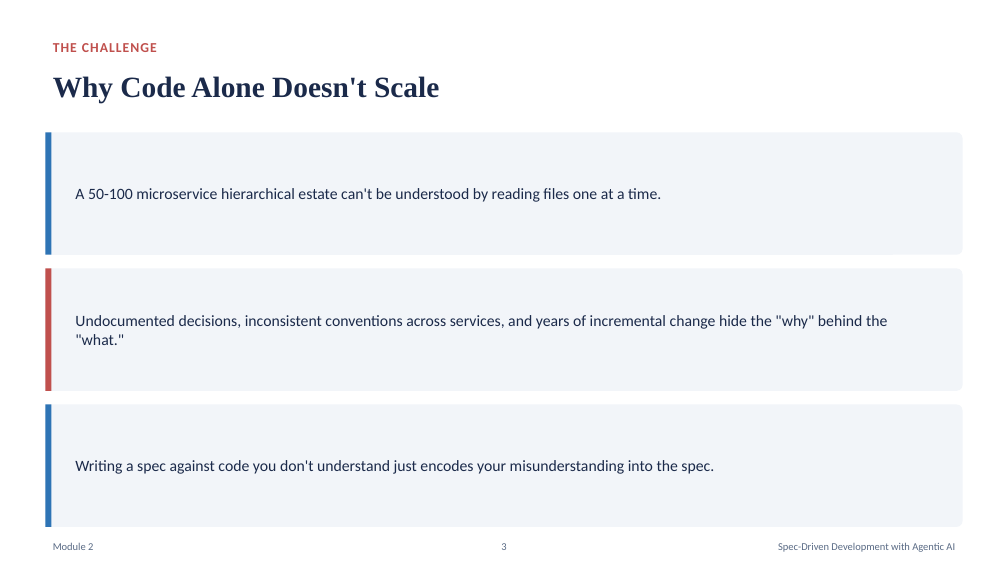
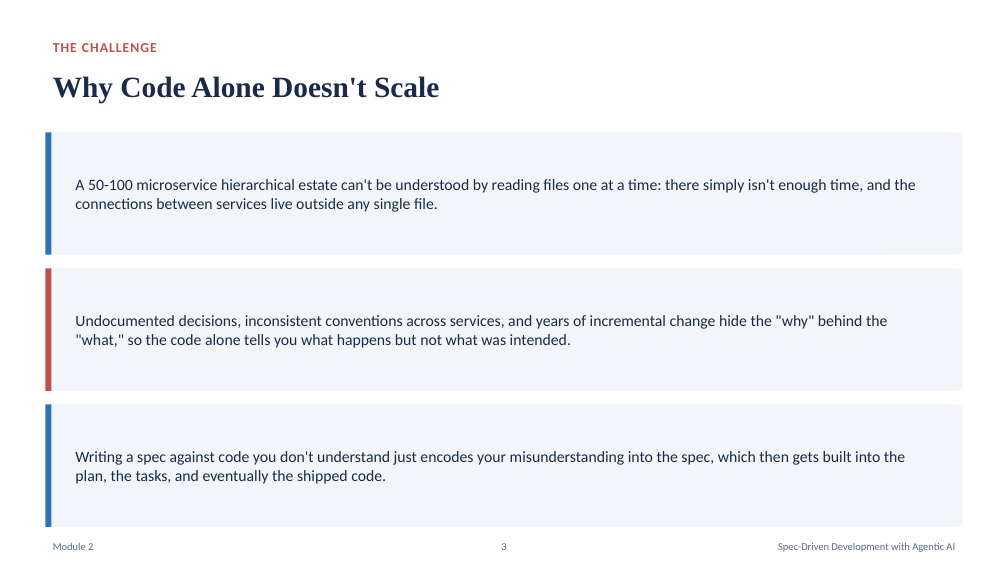
Before and after one commit to karthikasturi/sdd-with-agentic-ai, a slide deck: slide 3 of presentation/Module-2_Discovery-at-Scale.pptx. Drawn at 1008x567 pixels with LibreOffice and Linux fonts; fonts in the diff are those of the drawing. Boxes give left, top, right and bottom in pixels: in the first picture for what was removed or moved away, otherwise in the second. Text is boxed around its words. In the diff, an @@ line names an element or a change of style, - is before the commit and + after.

```diff
--- a/presentation/Module-2_Discovery-at-Scale.pptx
+++ b/presentation/Module-2_Discovery-at-Scale.pptx
@@ text at [75,179,915,212]: text changed @@
-A 50-100 microservice hierarchical estate can't be understood by reading files one at a time.
+A 50-100 microservice hierarchical estate can't be understood by reading files one at a time: there simply isn't enough time, and the connections between services live outside any single file.
@@ text at [75,315,887,348]: text changed @@
-Undocumented decisions, inconsistent conventions across services, and years of incremental change hide the "why" behind the "what."
+Undocumented decisions, inconsistent conventions across services, and years of incremental change hide the "why" behind the "what," so the code alone tells you what happens but not what was intended.
@@ text at [75,451,905,484]: text changed @@
-Writing a spec against code you don't understand just encodes your misunderstanding into the spec.
+Writing a spec against code you don't understand just encodes your misunderstanding into the spec, which then gets built into the plan, the tasks, and eventually the shipped code.
```
Also in this commit, not shown: 5 other slides changed, 17 other files.
